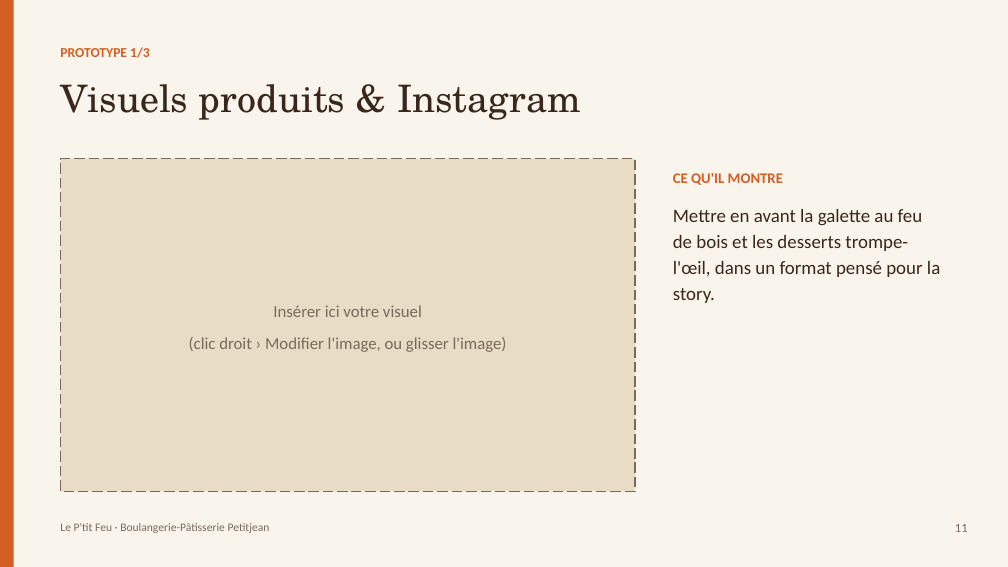
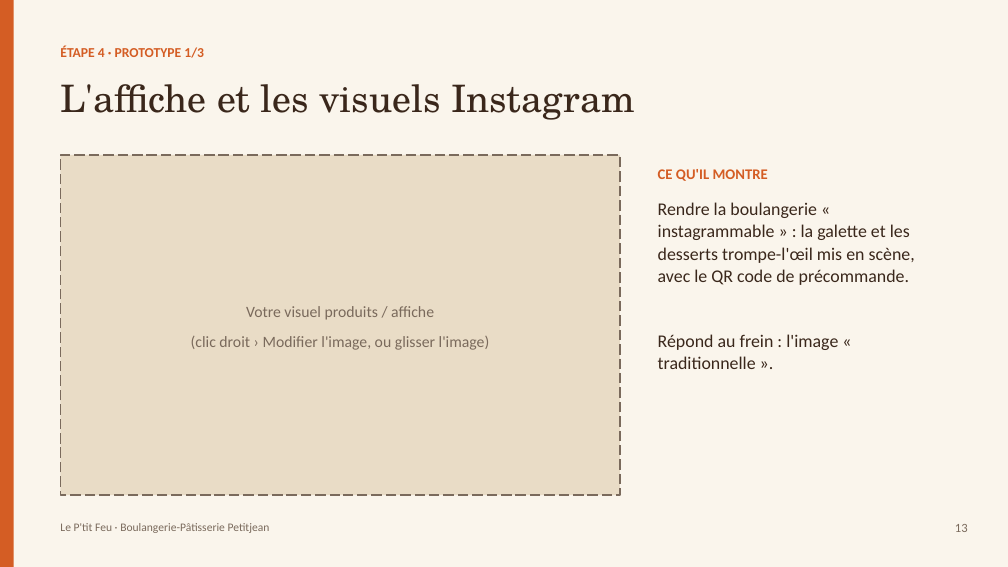
Before and after one commit to matheoguz/Devoir-TC-, a slide deck: slide 13 of design-thinking-petitjean/Le-Ptit-Feu-diapo.pptx (slide 11 before the commit). Drawn at 1008x567 pixels with LibreOffice and Linux fonts; fonts in the diff are those of the drawing. Boxes give left, top, right and bottom in pixels: in the first picture for what was removed or moved away, otherwise in the second. Text is boxed around its words. In the diff, an @@ line names an element or a change of style, - is before the commit and + after.

```diff
--- a/design-thinking-petitjean/Le-Ptit-Feu-diapo.pptx
+++ b/design-thinking-petitjean/Le-Ptit-Feu-diapo.pptx
@@ text at [60, 46, 204, 58]: text changed @@
-PROTOTYPE 1/3
+ÉTAPE 4 · PROTOTYPE 1/3
@@ text at [60, 84, 635, 120]: text changed @@
-Visuels produits & Instagram
+L'affiche et les visuels Instagram
@@ rectangle: place and size @@
-rectangle at [60, 159, 635, 492]
+rectangle at [60, 155, 620, 495]
@@ text "CE QU'IL MONTRE": place and size @@
-text "CE QU'IL MONTRE" at [673, 173, 783, 185]
+text "CE QU'IL MONTRE" at [658, 169, 768, 181]
@@ text at [658, 202, 915, 369]: text changed; size 18 to 17 pt @@
-Mettre en avant la galette au feu de bois et les desserts trompe-l'œil, dans un format pensé pour la story.
+Rendre la boulangerie « instagrammable » : la galette et les desserts trompe-l'œil mis en scène, avec le QR code de précommande.
+Répond au frein : l'image « traditionnelle ».
@@ text at [246, 306, 434, 320]: text changed; size 16 to 15 pt @@
-Insérer ici votre visuel
+Votre visuel produits / affiche
@@ text at [191, 336, 490, 350]: size 16 to 15 pt in "(clic droit › Modifier l'image, ou glisser ..." @@
@@ text at [955, 524, 968, 532]: text changed @@
-11
+13
```
Also in this commit, not shown: 11 other slides changed, 6 slides added, 2 slides removed, 4 other files.
